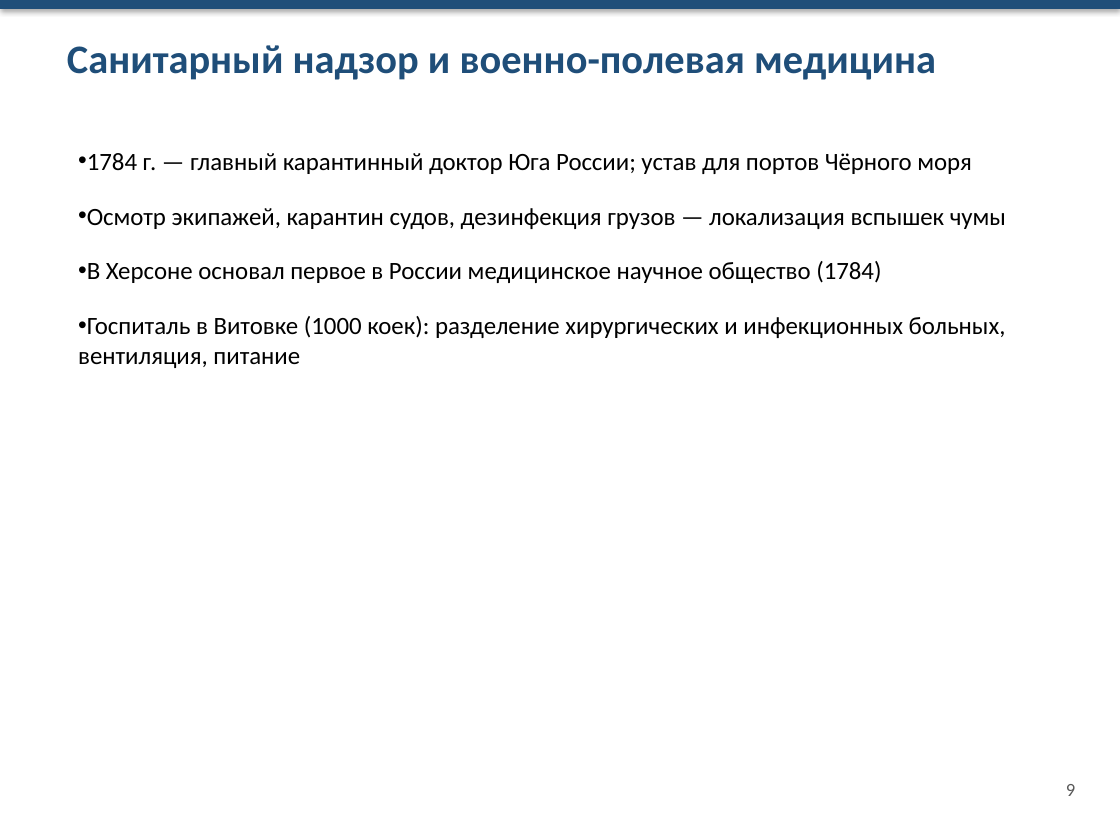
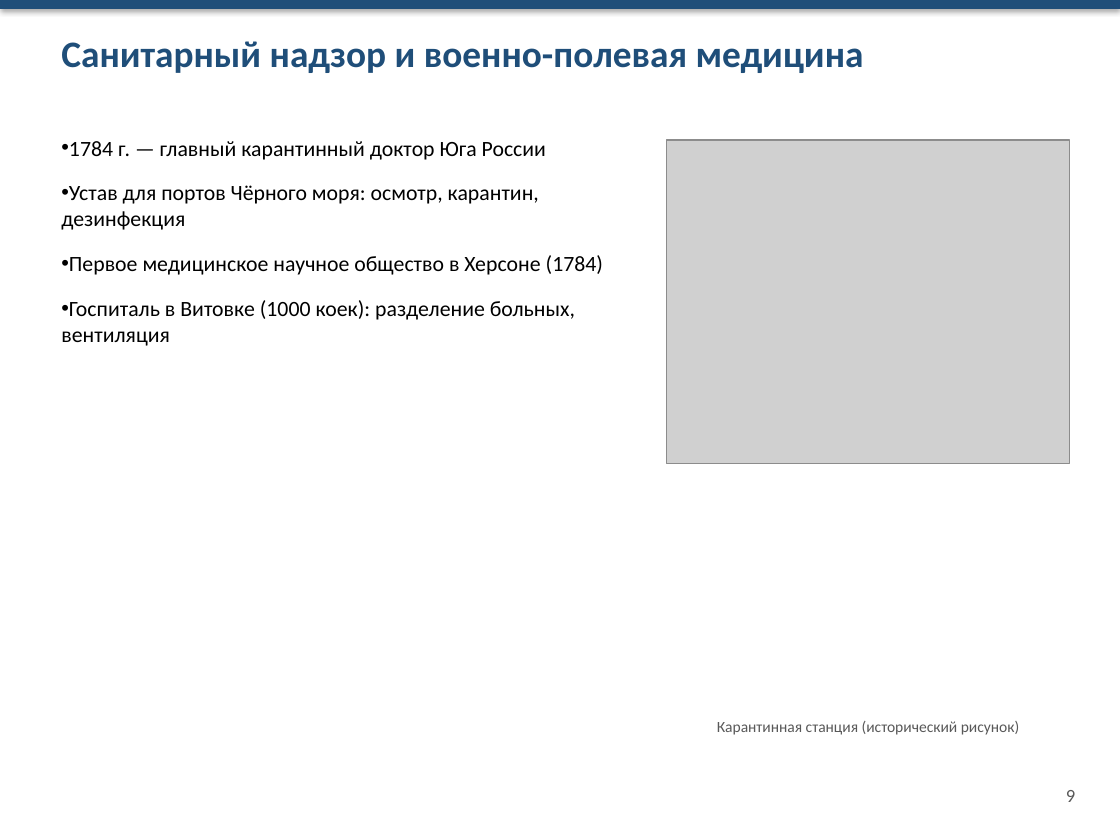
Before and after one commit to Egorka8982/YP_Penin_DB, a slide deck: slide 9 of presentation/Samoylovich_medicina.pptx. Drawn at 1120x840 pixels with LibreOffice and Linux fonts; fonts in the diff are those of the drawing; grey boxes stand for pictures. Boxes give left, top, right and bottom in pixels: in the first picture for what was removed or moved away, otherwise in the second. Text is boxed around its words. In the diff, an @@ line names an element or a change of style, - is before the commit and + after.

```diff
--- a/presentation/Samoylovich_medicina.pptx
+++ b/presentation/Samoylovich_medicina.pptx
@@ text "Санитарный надзор и военно-полевая медицина" at (61,41,864,73): size 26 to 24 pt @@
@@ text at (61,141,603,346): text changed; size 16 to 14 pt @@
-• 1784 г. — главный карантинный доктор Юга России; устав для портов Чёрного моря
-• Осмотр экипажей, карантин судов, дезинфекция грузов — локализация вспышек чумы
-• В Херсоне основал первое в России медицинское научное общество (1784)
-• Госпиталь в Витовке (1000 коек): разделение хирургических и инфекционных больных, вентиляция, питание
+• 1784 г. — главный карантинный доктор Юга России
+• Устав для портов Чёрного моря: осмотр, карантин, дезинфекция
+• Первое медицинское научное общество в Херсоне (1784)
+• Госпиталь в Витовке (1000 коек): разделение больных, вентиляция
@@ picture added at (666,140,1070,464) @@
@@ text added at (717,721,1019,735), 10 pt, text #595959 @@
+Карантинная станция (исторический рисунок)
@@ text "9": place and size @@
-text "9" at (1066,784,1075,796)
+text "9" at (1066,790,1075,802)
```
Also in this commit, not shown: 8 other slides changed, 1 slide added, 1 slide removed.
